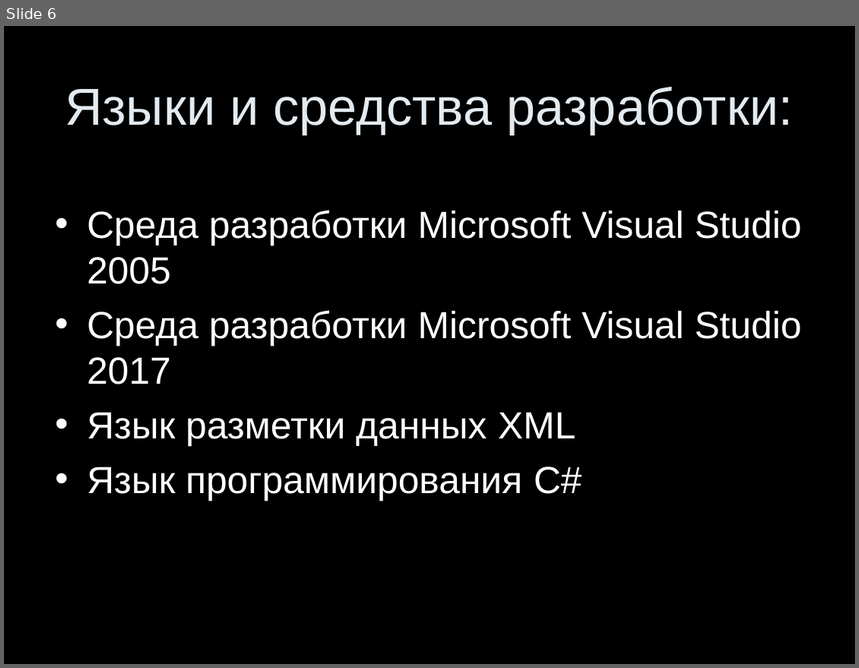
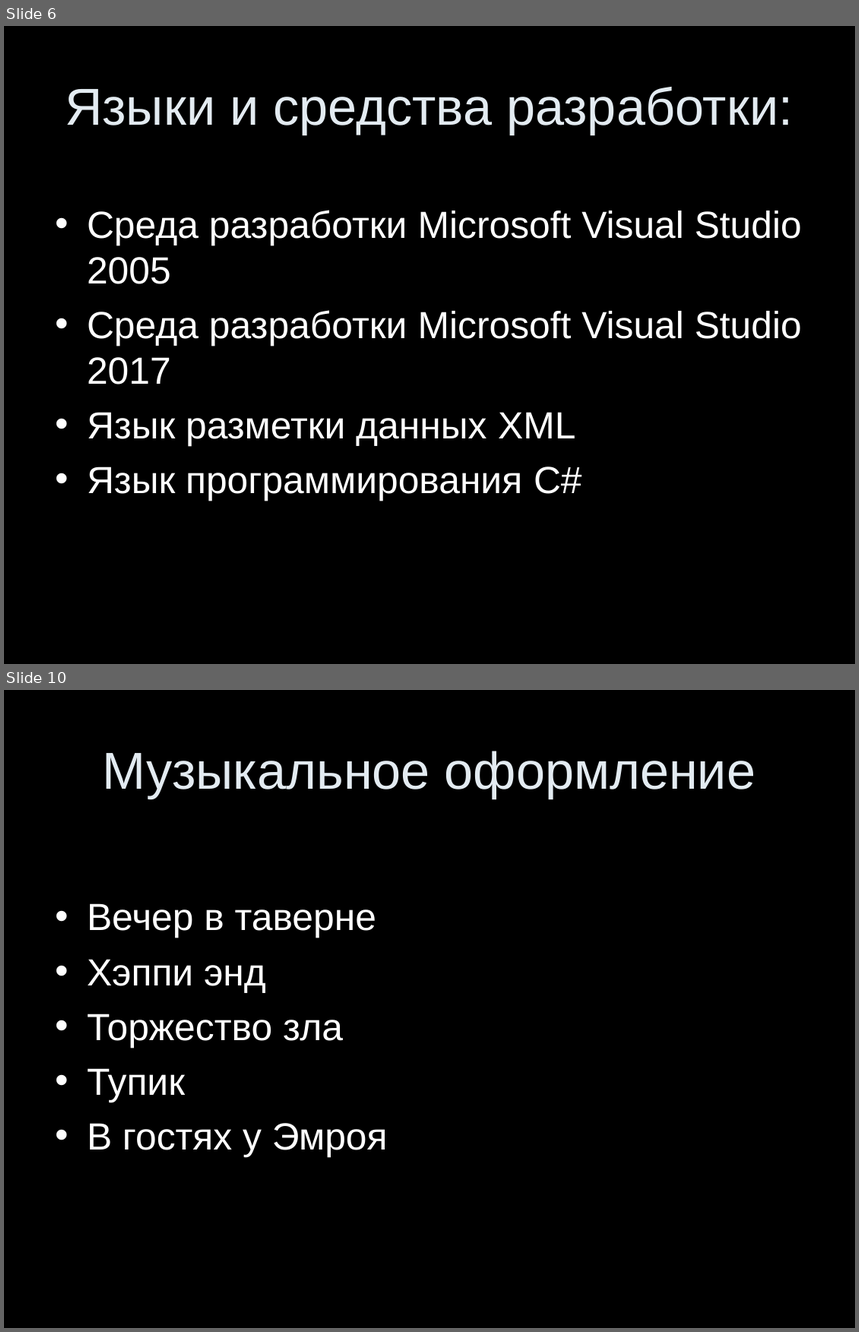
Before and after one commit to tumypv/davnegrad, a slide deck: Documents/Презентация.ppt. Shown one above the other, each under a label of ours: slide 6 before the commit, slides 6 and 10 after it; the slides between them are not shown. The pictures are 859x668 and 859x1332 pixels, drawn with LibreOffice and Linux fonts; fonts in the diff are those of the drawing. Boxes give left, top, right and bottom in pixels: in the first picture for what was removed or moved away, otherwise in the second. Text is boxed around its words. In the diff, an @@ line names an element or a change of style, - is before the commit and + after.

```diff
--- a/Documents/Презентация.ppt
+++ b/Documents/Презентация.ppt
@@ slide 10 added at [4,690,855,1328], background #000000 @@
@@ title added at [102,751,756,799], 44 pt, text #E3EBF1 @@
+Музыкальное оформление
@@ text added at [87,904,388,1157], 32 pt, text #FFFFFF @@
+• Вечер в таверне
+• Хэппи энд
+• Торжество зла
+• Тупик
+• В гостях у Эмроя
```
Also in this commit, not shown: 6 other slides added, 1 slide removed.
